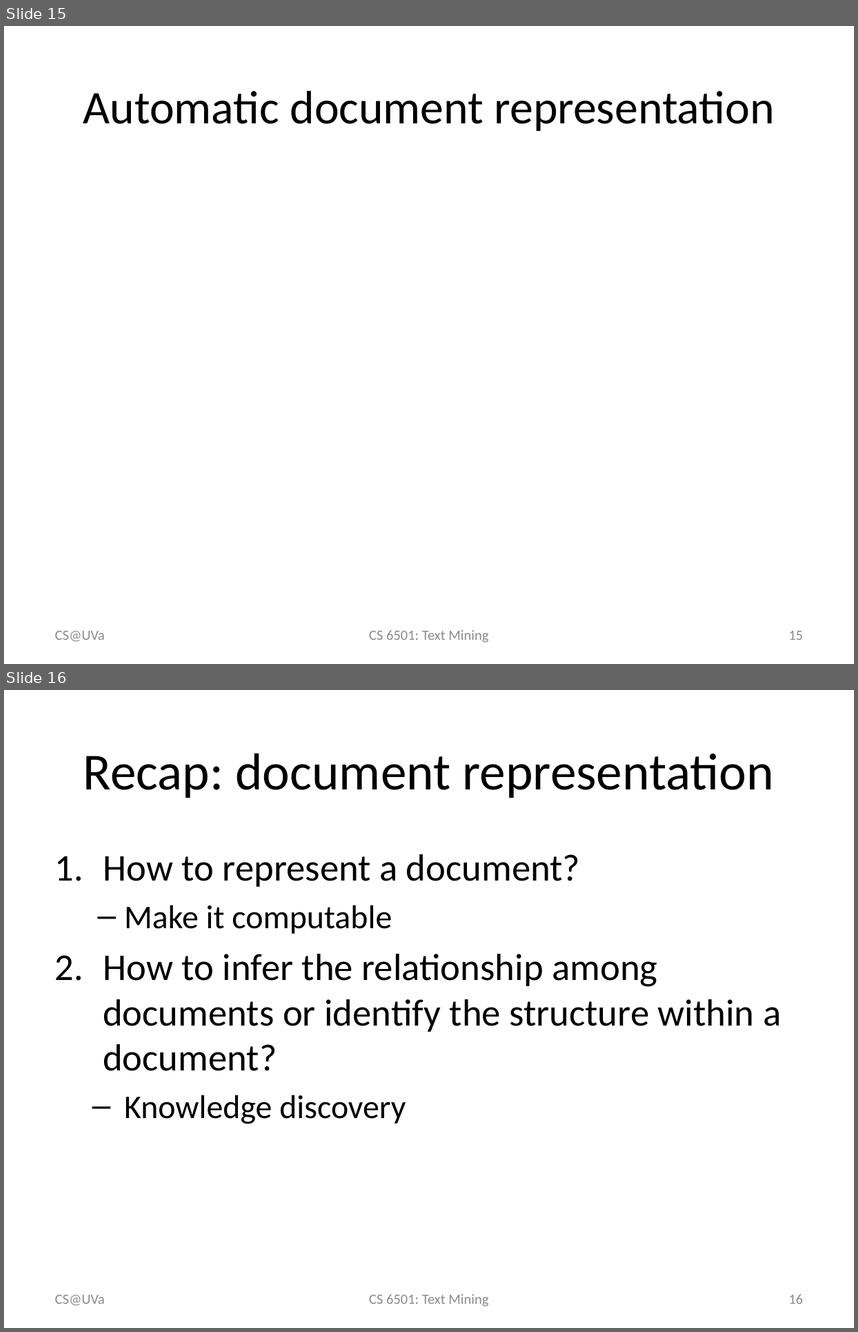
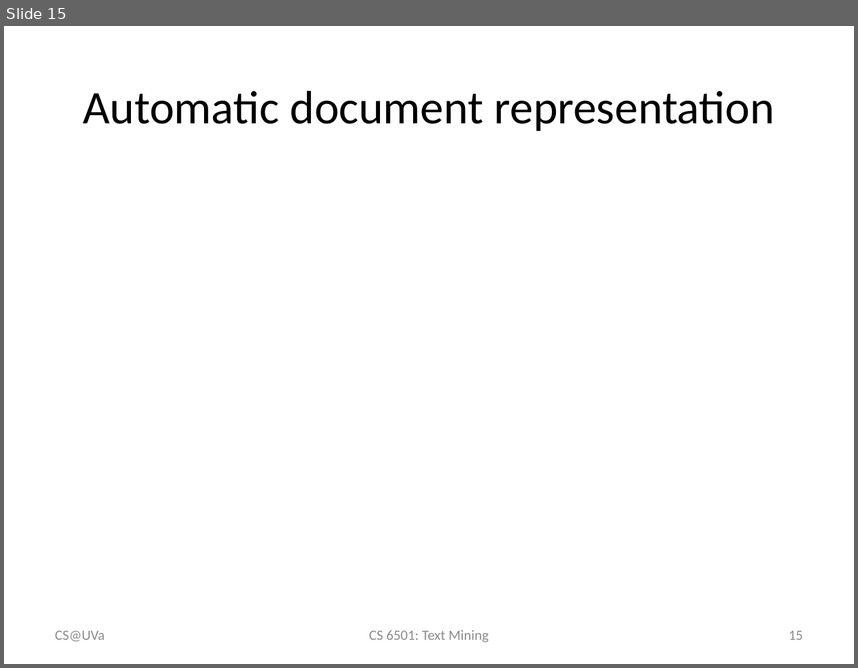
Before and after one commit to wang296/CS6501-Text-Mining, a slide deck: docs/VS model.pptx. Shown one above the other, each under a label of ours: slides 15 and 16 before the commit, slide 15 after it. The pictures are 858x1332 and 858x668 pixels, drawn with LibreOffice and Linux fonts; fonts in the diff are those of the drawing; grey boxes stand for pictures. Boxes give left, top, right and bottom in pixels: in the first picture for what was removed or moved away, otherwise in the second. Text is boxed around its words. In the diff, an @@ line names an element or a change of style, - is before the commit and + after.

```diff
--- a/docs/VS model.pptx
+++ b/docs/VS model.pptx
@@ slide 16 removed at box(4, 690, 854, 1328), background #FFFFFF @@
@@ title removed at box(83, 753, 775, 798) @@
-Recap: document representation
@@ text removed at box(103, 854, 781, 1124) @@
-1. How to represent a document?
-  – Make it computable
-2. How to infer the relationship among documents or identify the structure within a document?
-  – Knowledge discovery
@@ text removed at box(55, 1294, 105, 1305) @@
-CS@UVa
@@ text removed at box(369, 1294, 488, 1306) @@
-CS 6501: Text Mining
@@ page number removed at box(789, 1294, 803, 1303) @@
-16
```
Also in this commit, not shown: 1 slide changed, 4 other slides removed, 6 other files.
